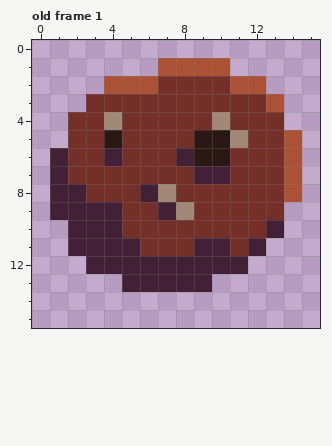
Pixel-art file -- src/assets/asteroid-sm.aseprite. The first picture shows the starting point.
16x16 pixels, 1 frame. Shown: old frame 1. The commit also changed other frames, which this record leaves out.
The same view after the edit:
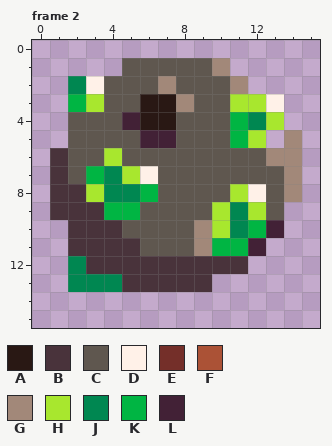
Palette (. is transparent): A #291814  B #49333b  C #5f574f  D #fff1e8  E #742f29  F #ab5236  G #a28879  H #a8e72e  J #008751  K #00b543  L #422136
A new or re-ordered frame is compared with the old frame closest to it.
Difference:
frames 1 -> 2
Changed rows in their new state; - is an unchanged pixel.
Frame 2 is new; against old frame 1:
first column x 1:
 1 ----CCCCCG----
 2 -JDCCCGCCCG.--
 3 -KHCCAAGCCHHD-
 4 -CCCLAACCCKJH-
 5 -CCCCLLCCCKH.G
 6 BCCHCCCCCCCCGG
 7 BCKJHDCCCCCCCG
 8 BBHJJKCCCCHDCG
 9 BBBKKCCCCHJHC-
10 -BBBCCCCGHJK--
11 -BBBBCCCGKK---
12 -JBBBBBBBBB---
13 -JJJBBBBB-----
Changed places in both pictures, as pixel boxes (x1, y1, x2, y2):
changed: (50, 58, 302, 292)
